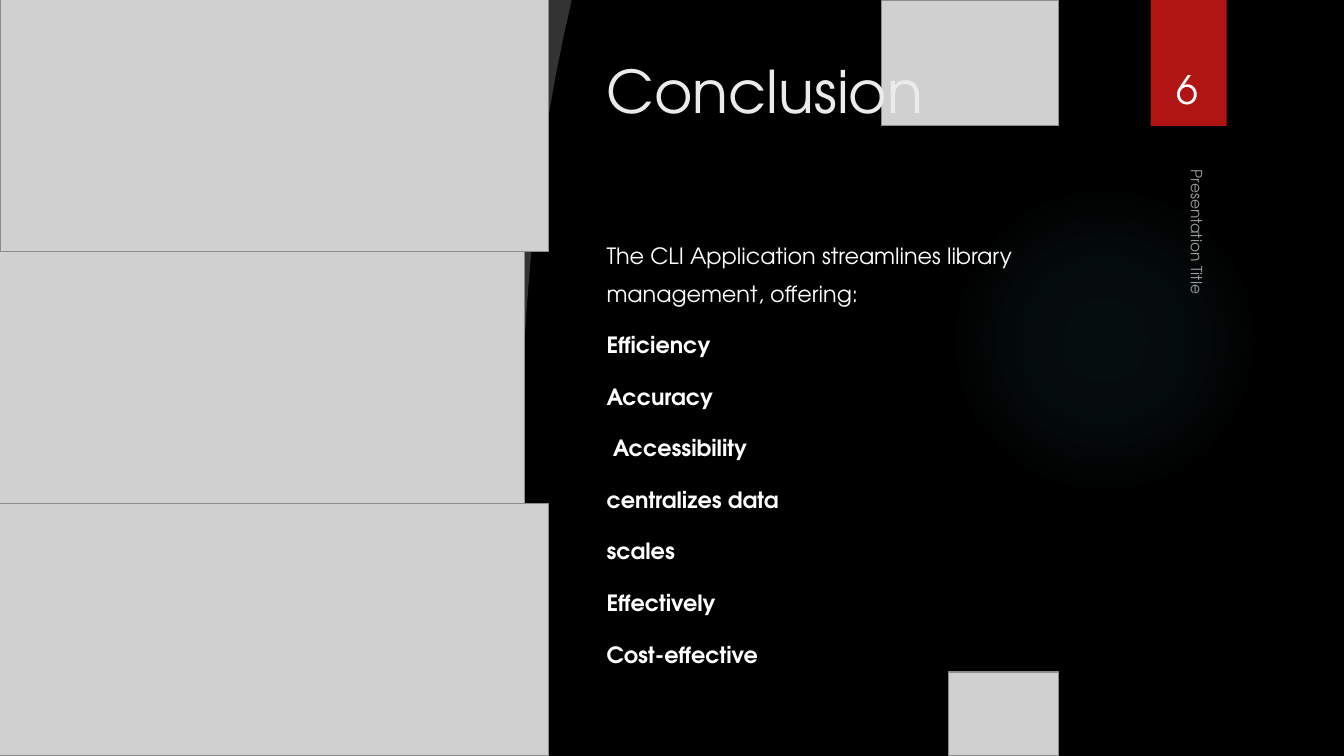
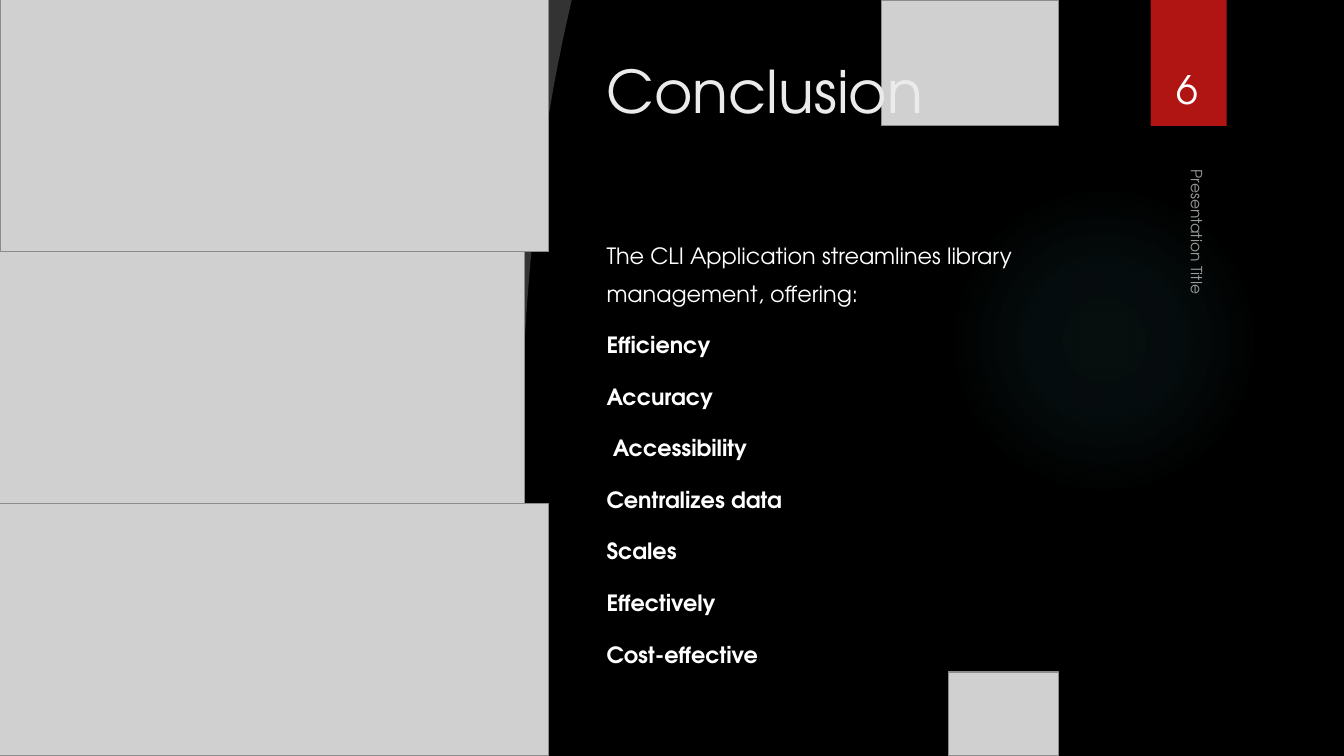
Before and after one commit to miladoti2022/Vit_cli_project_app, a slide deck: slide 6 of Library database CLI_Updated one.pptx. Drawn at 1344x756 pixels with LibreOffice and Linux fonts; fonts in the diff are those of the drawing; grey boxes stand for pictures; background and template pictures are left out. Boxes give left, top, right and bottom in pixels: in the first picture for what was removed or moved away, otherwise in the second. Text is boxed around its words. In the diff, an @@ line names an element or a change of style, - is before the commit and + after.

```diff
--- a/Library database CLI_Updated one.pptx
+++ b/Library database CLI_Updated one.pptx
@@ text at (607, 490, 782, 560): text changed @@
-centralizes data
-scales
+Centralizes data
+Scales
```
Also in this commit, not shown: 3 other slides changed.
